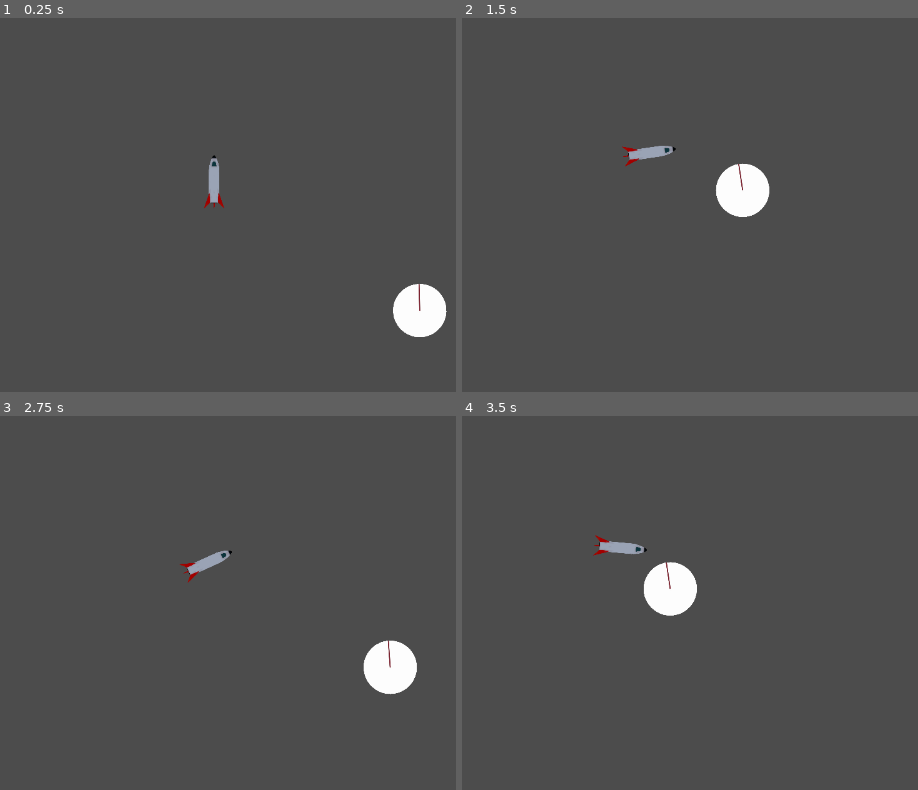
Above: before the commit, frames 1-4 (two rows, left to right).
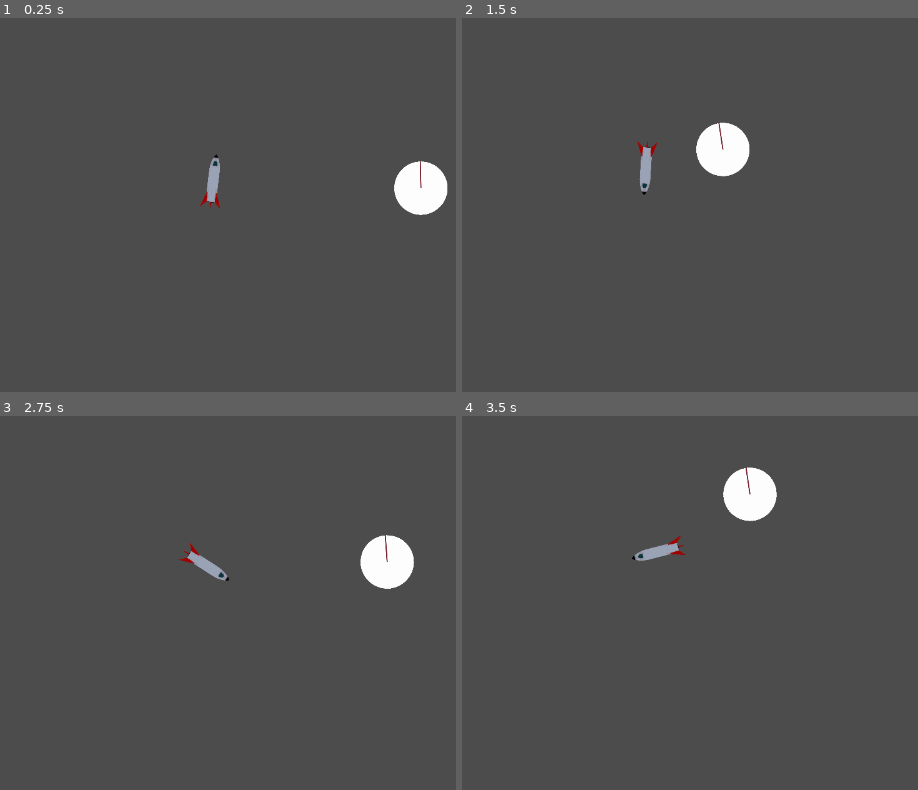
Above: after the commit, the same moments.

Repository: RunningRagdoll/gravity
Game: Godot game, scene res://Scenes/Main.tscn
Two runs of this game, one before a commit and one after it. Both use one fixed random seed, a clock stepped at 60 frames per second and the inputs below.
Inputs:
- Up to frame 1 (0.25 s): no input
- Up to frame 2 (1.5 s): tap Enter (ui_accept) at 0.5, 0.77 s; hold Right (ui_right) 0.53-1.28 s; hold Left (ui_left) from 1.28 s (still down)
- Up to frame 3 (2.75 s): tap Enter (ui_accept) at 1.52, 2 s; release Left (ui_left) at 2.03 s; hold Right (ui_right) from 2.03 s (still down)
- Up to frame 4 (3.5 s): release Right (ui_right) at 2.78 s; hold Up (ui_up) from 2.78 s (still down); tap Enter (ui_accept) at 3.02 s

The runs differ from the first frame. In frame 1, 2.9% of the frame differs, in the area x 43-99%, y 36-86%; in frame 2, 3.0%; in frame 3, 3.1%; in frame 4, 3.3%, in the area x 28-70%, y 13-54%.

Commit message:
The player now dies if the ship crashed.

Diff:
--- a/Models/CelestialBody/Celestial_Body.gd
+++ b/Models/CelestialBody/Celestial_Body.gd
@@ -2,3 +2,6 @@
 
 func _ready():
 	add_to_group("Bodies")
+
+func _on_Collision_trigger_area_entered(area):
+	area.get_parent().die()
--- a/Models/CelestialBody/Celestial_Body.tscn
+++ b/Models/CelestialBody/Celestial_Body.tscn
@@ -10,7 +10,12 @@
 [sub_resource type="CircleShape2D" id=2]
 radius = 5807.4
 
-[node name="Celestial Body" type="KinematicBody2D"]
+[sub_resource type="CircleShape2D" id=3]
+radius = 132.706
+
+[node name="Celestial Body" type="KinematicBody2D" groups=[
+"Bodies",
+]]
 script = ExtResource( 3 )
 
 [node name="Sprite" type="Sprite" parent="."]
@@ -27,3 +32,13 @@
 [node name="Field" type="CollisionShape2D" parent="Gravity Field"]
 modulate = Color( 1, 1, 1, 0.266667 )
 shape = SubResource( 2 )
+
+[node name="Collision trigger" type="Area2D" parent="."]
+collision_layer = 2
+collision_mask = 2
+
+[node name="Collision mask" type="CollisionShape2D" parent="Collision trigger" groups=[
+"Bodies",
+]]
+shape = SubResource( 3 )
+[connection signal="area_entered" from="Collision trigger" to="." method="_on_Collision_trigger_area_entered"]
--- a/Player/Player.gd
+++ b/Player/Player.gd
@@ -8,8 +8,14 @@
 var bouncing_velocity = Vector2()
 var max_speed = 5000
 
+var dead = false
+
 signal crash_land
 signal reset_level
+
+func _ready():
+	dead = false
+	sleeping = false
 
 func get_input():
 	if Input.is_action_pressed("ui_up"):
@@ -28,15 +34,23 @@
 	get_input()
 
 func _physics_process(delta):
-	set_applied_force(thrust.rotated(rotation))
-	set_applied_torque(rotation_direction * jaw_thrust)
-	if get_linear_velocity().length() > max_speed:
-		var new_speed = get_linear_velocity().normalized()
-		new_speed *= max_speed
-		set_linear_velocity(new_speed)
+	if not dead:
+		set_applied_force(thrust.rotated(rotation))
+		set_applied_torque(rotation_direction * jaw_thrust)
+		if get_linear_velocity().length() > max_speed:
+			var new_speed = get_linear_velocity().normalized()
+			new_speed *= max_speed
+			set_linear_velocity(new_speed)
 
-	var collisions = get_colliding_bodies()
-	if collisions.size() > 0:
-		var impact_velocity = get_linear_velocity().length()
-		if (impact_velocity > 300):
-			emit_signal("crash_land")
+		var collisions = get_colliding_bodies()
+		if collisions.size() > 0:
+			var impact_velocity = get_linear_velocity().length()
+			if (impact_velocity > 500):
+				die()
+
+func die():
+	emit_signal("crash_land")
+	dead = true
+	$"Ship front".hide()
+	$"Ship back leg".hide()
+	sleeping = true
--- a/Player/Player.tscn
+++ b/Player/Player.tscn
@@ -9,11 +9,18 @@
 [ext_resource path="res://Player/Camera/Camera.gd" type="Script" id=7]
 [ext_resource path="res://Player/Camera/Camera_offset.gd" type="Script" id=8]
 
+[sub_resource type="PhysicsMaterial" id=2]
+bounce = 0.2
+
+[sub_resource type="RectangleShape2D" id=1]
+extents = Vector2( 72.6416, 14.4913 )
+
 [node name="Player" type="RigidBody2D"]
+physics_material_override = SubResource( 2 )
 gravity_scale = 6.0
 contacts_reported = 1
 contact_monitor = true
-angular_damp = 6.0
+angular_damp = 2.0
 script = ExtResource( 3 )
 engine_thrust = 1000
 jaw_thrust = 50000
@@ -48,3 +55,14 @@
 smoothing_speed = 2.0
 script = ExtResource( 7 )
 player_path = NodePath("../../..")
+
+[node name="Instant death zone" type="Area2D" parent="." groups=[
+"Player",
+]]
+collision_layer = 2
+collision_mask = 2
+
+[node name="CollisionPolygon2D" type="CollisionShape2D" parent="Instant death zone"]
+position = Vector2( 37.9846, -0.00532842 )
+scale = Vector2( 1.21886, 1.90665 )
+shape = SubResource( 1 )
--- a/Scenes/Main.tscn
+++ b/Scenes/Main.tscn
@@ -13,7 +13,7 @@
 rotation = -1.5708
 
 [node name="Orbit" parent="." instance=ExtResource( 3 )]
-position = Vector2( 519.528, 838.74 )
+position = Vector2( 524.288, 246.91 )
 radius = 1000.0
 angular_velocity = -0.1
 
--- a/UI/UI.tscn
+++ b/UI/UI.tscn
@@ -10,6 +10,7 @@
 [node name="UI" type="CanvasLayer"]
 
 [node name="Retry Label" type="Label" parent="."]
+visible = false
 anchor_right = 1.0
 anchor_bottom = 1.0
 custom_fonts/font = SubResource( 1 )
Not shown: 1 places in Models/CelestialBody/Celestial_Body.tscn that only renumber resources
Not shown: 1 places in Player/Player.tscn that only renumber resources
